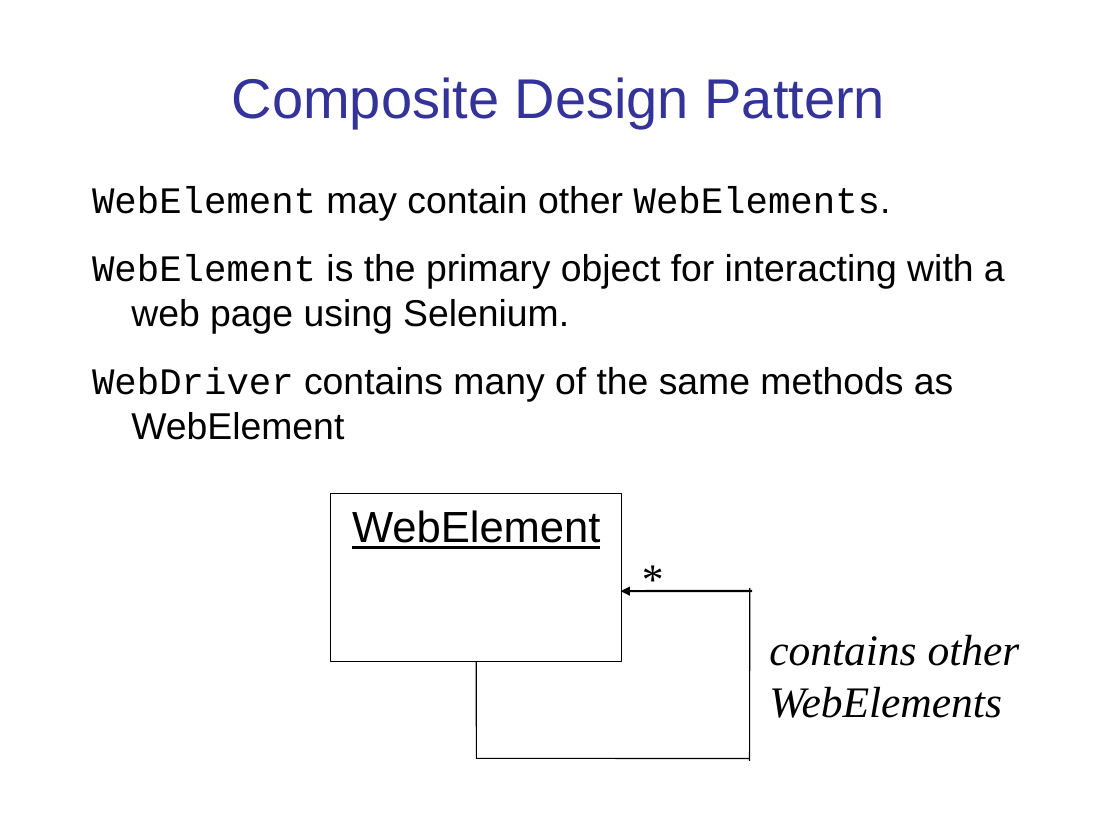
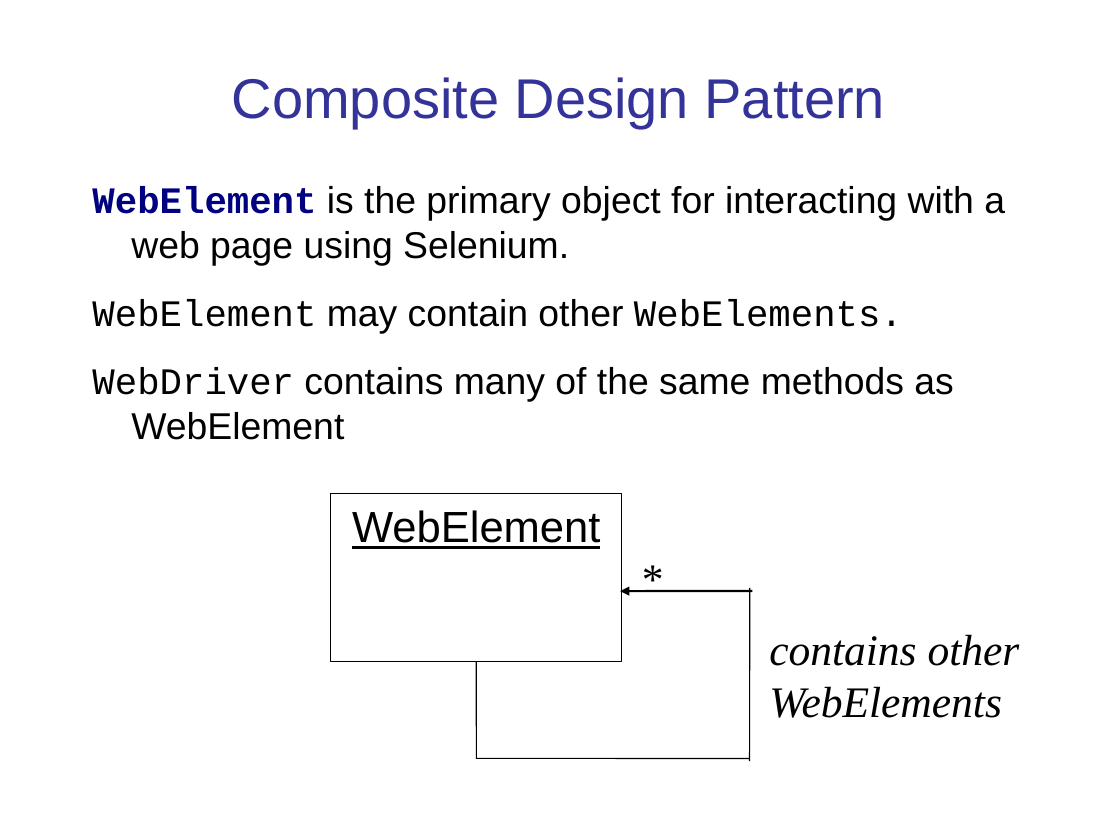
Before and after one commit to cpske/ISP, a slide deck: slide 14 of testing/SeleniumExercise.ppt (slide 13 before the commit). Drawn at 1120x840 pixels with LibreOffice and Linux fonts; fonts in the diff are those of the drawing. Boxes give left, top, right and bottom in pixels: in the first picture for what was removed or moved away, otherwise in the second. Text is boxed around its words. In the diff, an @@ line names an element or a change of style, - is before the commit and + after.

Commit message:
update selenium intro for Selenium 4.6

```diff
--- a/testing/SeleniumExercise.ppt
+++ b/testing/SeleniumExercise.ppt
@@ text at (92,186,1005,266): paragraph added @@
+WebElement is the primary object for interacting with a web page using Selenium.
@@ text at (92,254,1005,334): paragraph removed @@
-WebElement is the primary object for interacting with a web page using Selenium.
@@ text at (92,299,953,440): font Arial to Courier New in "WebElements." @@
```
Also in this commit, not shown: 10 other slides changed, 3 slides added, 2 slides removed, 2 other files.
